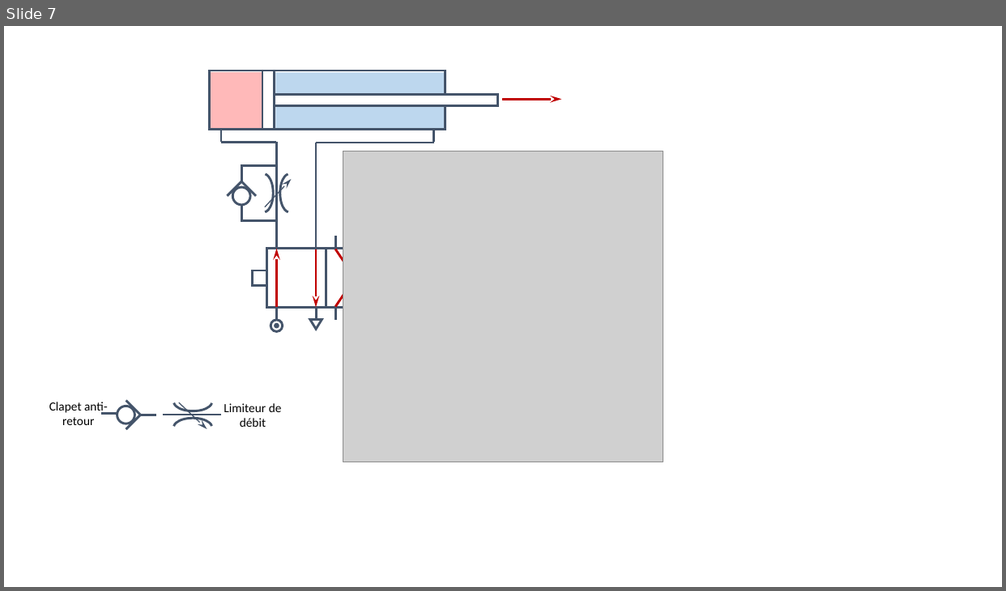
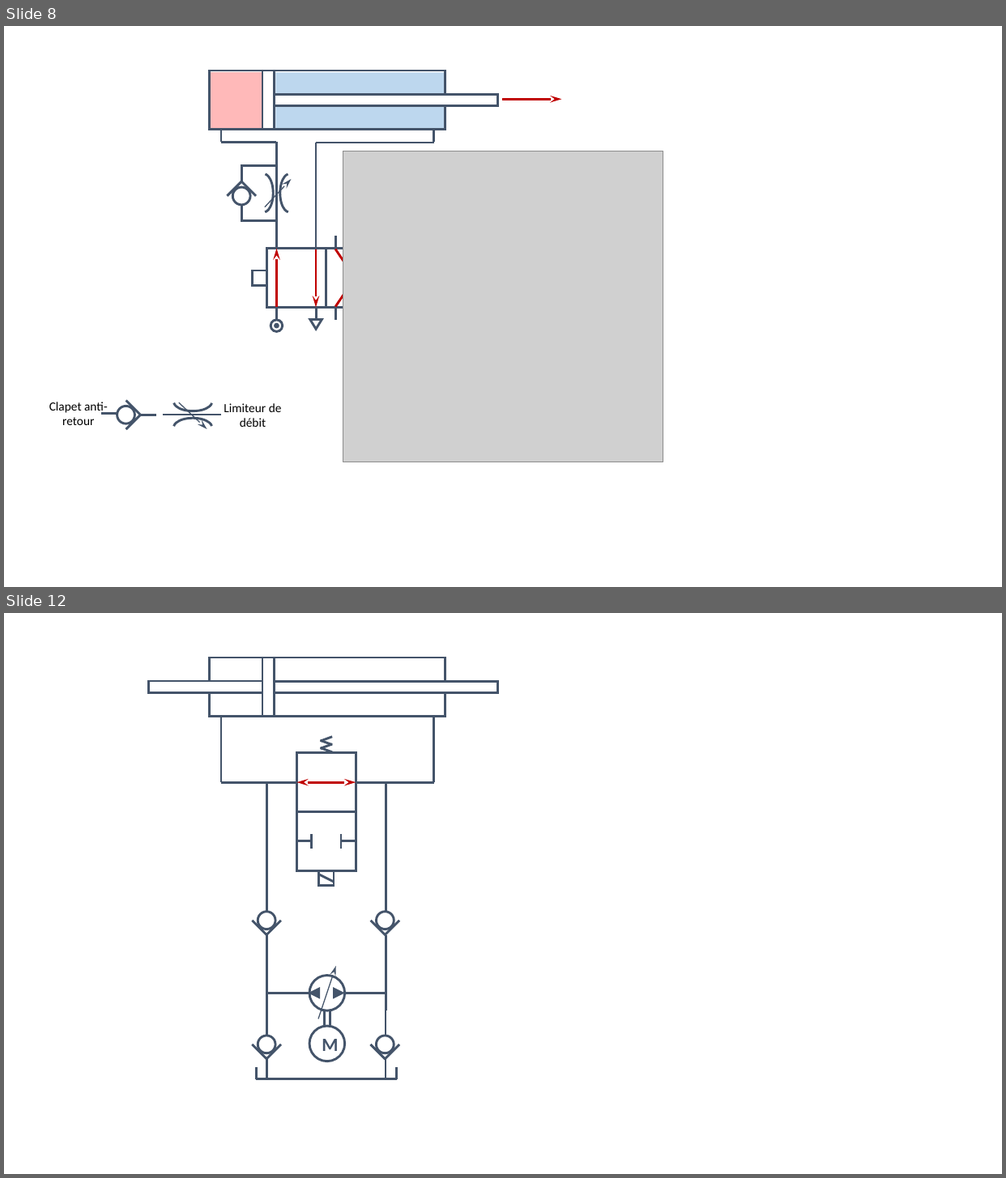
Before and after one commit to xpessoles/ExercicesCompetences, a slide deck: xx_Figures/SchemasHydrau.pptx. Shown one above the other, each under a label of ours: slide 7 before the commit, slides 8 and 12 after it; the slides between them are not shown. The pictures are 1006x591 and 1006x1178 pixels, drawn with LibreOffice and Linux fonts; fonts in the diff are those of the drawing; grey boxes stand for pictures. Boxes give left, top, right and bottom in pixels: in the first picture for what was removed or moved away, otherwise in the second. Text is boxed around its words. In the diff, an @@ line names an element or a change of style, - is before the commit and + after.

```diff
--- a/xx_Figures/SchemasHydrau.pptx
+++ b/xx_Figures/SchemasHydrau.pptx
@@ slide 12 added at <box>4,613,1002,1174</box>, background #FFFFFF @@
@@ group added at <box>148,658,498,717</box>: 4 rectangles @@
@@ line added from (221, 717) to (221, 782), #44546A 2.25 pt @@
@@ line added from (434, 717) to (434, 782), #44546A 2.25 pt @@
@@ line added from (296, 782) to (221, 782), #44546A 2.25 pt @@
@@ line added from (434, 782) to (356, 782), #44546A 2.25 pt @@
@@ group added at <box>296,736,356,886</box>: 9 lines, 3 rectangles, 1 double arrow @@
@@ group added at <box>253,782,281,1020</box>: 4 lines, 1 ellipse @@
@@ group added at <box>371,782,399,1012</box>: 4 lines, 1 ellipse @@
@@ line added from (309, 994) to (268, 994), #44546A 2.25 pt @@
@@ line added from (385, 994) to (343, 994), #44546A 2.25 pt @@
@@ group added at <box>308,966,345,1062</box>: 2 lines, 2 ellipses, 2 triangles, 1 arrow @@
+M
@@ line added from (256, 1080) to (256, 1067), #44546A 2.25 pt @@
@@ group added at <box>253,1009,281,1079</box>: 4 lines, 1 ellipse @@
@@ group added at <box>371,1009,399,1079</box>: 4 lines, 1 ellipse @@
@@ line added from (397, 1080) to (397, 1067), #44546A 2.25 pt @@
@@ line added from (256, 1080) to (397, 1080), #44546A 2.25 pt @@
@@ what was slide 7 is now slide 8 @@
```
Also in this commit, not shown: 1 slide changed, 4 other slides added, 3 other files.
